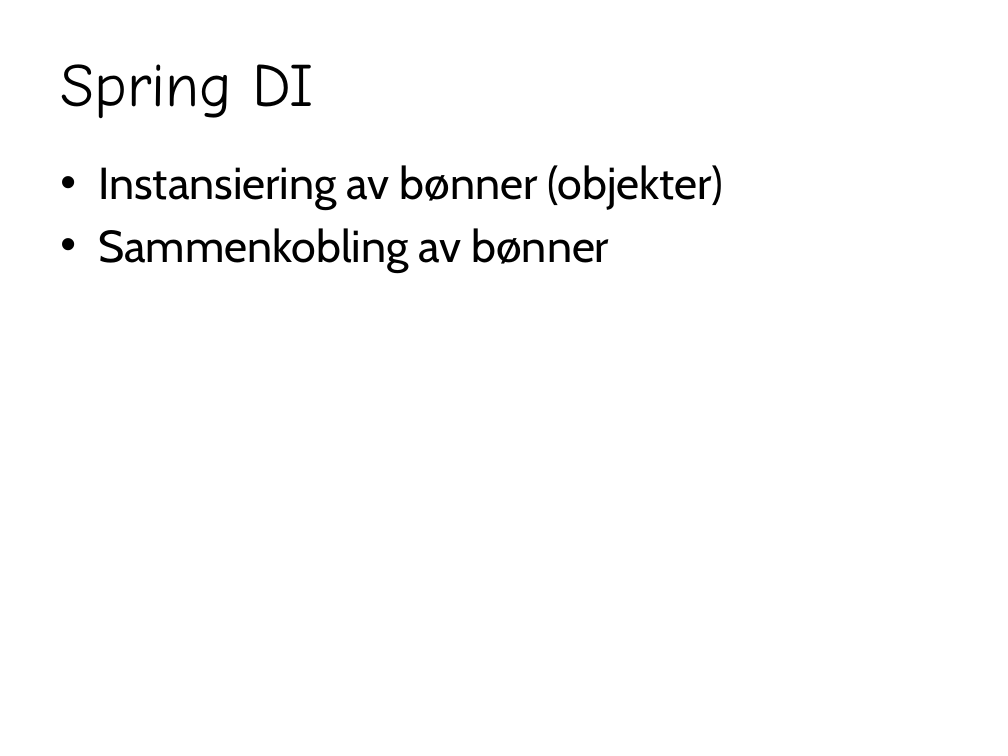
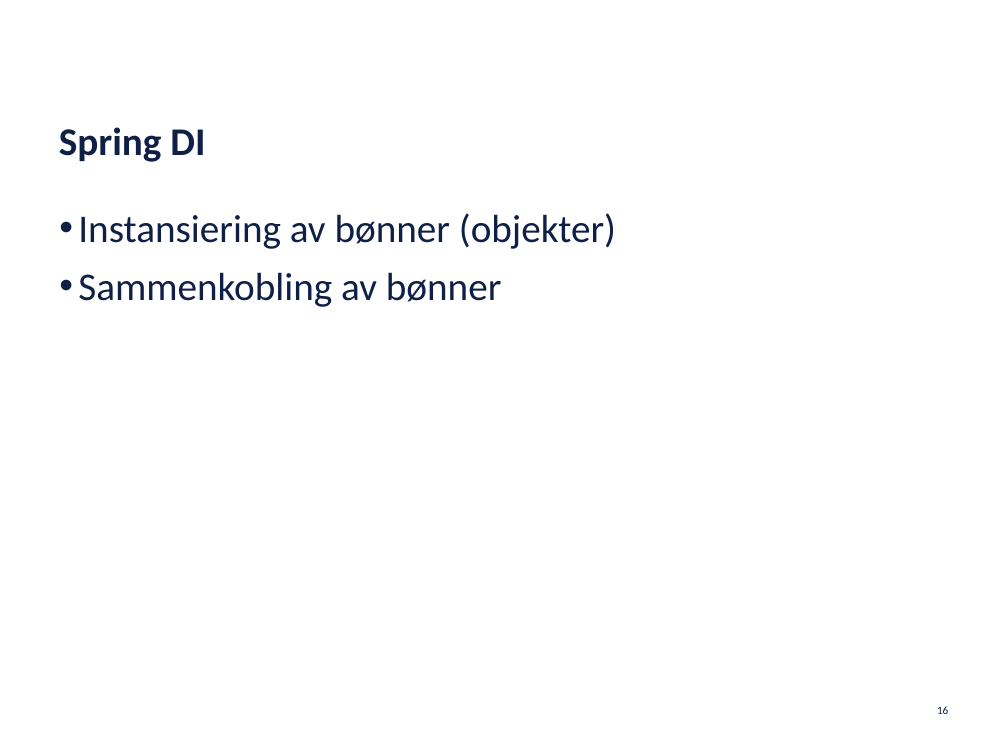
Before and after one commit to netcompanyno/springKurs, a slide deck: slide 16 of adm/Spring.pptx. Drawn at 1008x756 pixels with LibreOffice and Linux fonts; fonts in the diff are those of the drawing; background and template pictures are left out. Boxes give left, top, right and bottom in pixels: in the first picture for what was removed or moved away, otherwise in the second. Text is boxed around its words. In the diff, an @@ line names an element or a change of style, - is before the commit and + after.

```diff
--- a/adm/Spring.pptx
+++ b/adm/Spring.pptx
@@ title "Spring DI" moved from (x1=60, y1=64, x2=314, y2=118) to (x1=59, y1=127, x2=205, y2=162) @@
@@ title "Spring DI" at (x1=59, y1=127, x2=205, y2=162): size 44 to 28 pt, font Comic Neue to Calibri, text colour #000000 to #0F2047, bold on; line spacing 1 to 23pt; vertical alignment middle to bottom @@
@@ text "Instansiering av bønner (objekter)" moved from (x1=98, y1=165, x2=723, y2=272) to (x1=78, y1=213, x2=616, y2=307) @@
@@ text "Instansiering av bønner (objekter)" at (x1=78, y1=213, x2=616, y2=307): size 32 to 28 pt, font Cabin to Calibri, text colour #000000 to #0F2047; indent changed; more space between paragraphs @@
@@ page number added at (x1=937, y1=706, x2=948, y2=714), 8 pt, text #0F2047 @@
+16
```
Also in this commit, not shown: 25 other slides changed, 1 slide added, 1 slide removed, 2 other files.
